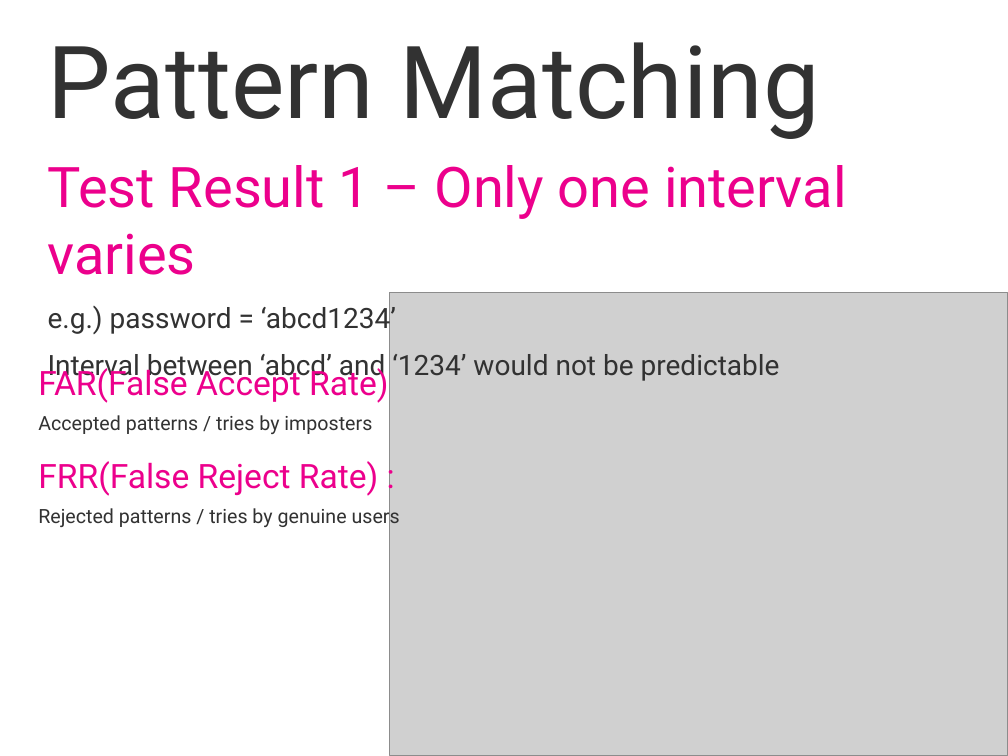
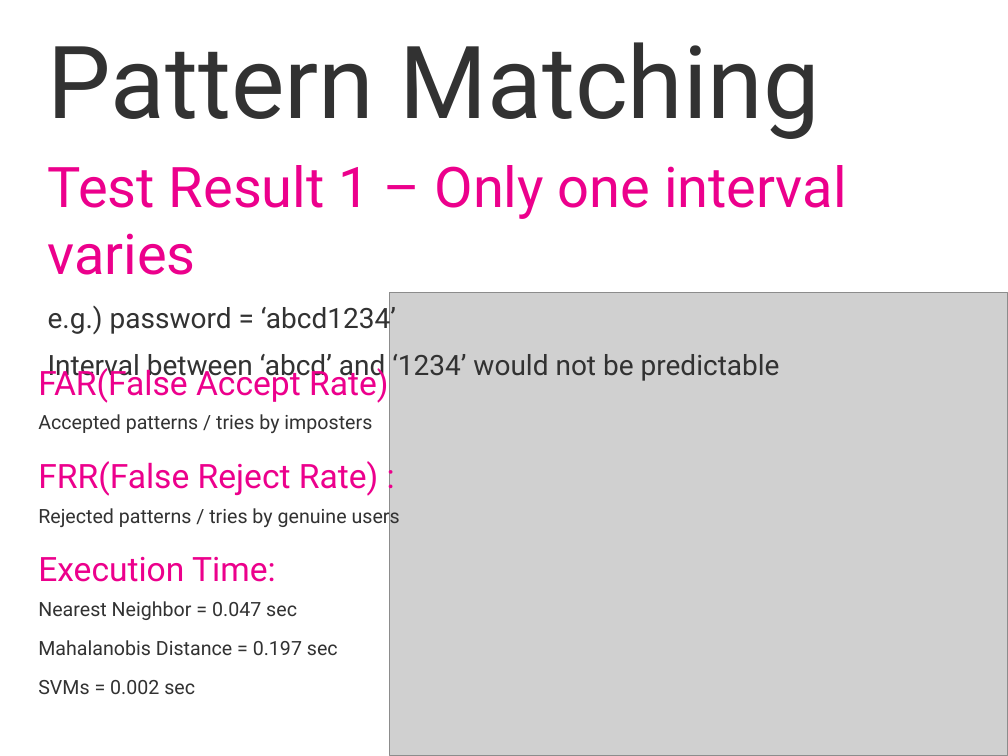
Before and after one commit to swift-fox/ksd-auth, a slide deck: slide 10 of ksd-auth.pptx. Drawn at 1008x756 pixels with LibreOffice and Linux fonts; fonts in the diff are those of the drawing; grey boxes stand for pictures; background and template pictures are left out. Boxes give left, top, right and bottom in pixels: in the first picture for what was removed or moved away, otherwise in the second. Text is boxed around its words. In the diff, an @@ line names an element or a change of style, - is before the commit and + after.

Commit message:
Add execution time and related code

```diff
--- a/ksd-auth.pptx
+++ b/ksd-auth.pptx
@@ text at [38, 556, 338, 694]: paragraphs added @@
+Execution Time:
+  Nearest Neighbor = 0.047 sec
+  Mahalanobis Distance = 0.197 sec
+  SVMs = 0.002 sec
```
Also in this commit, not shown: 2 other slides changed, 1 other file.
